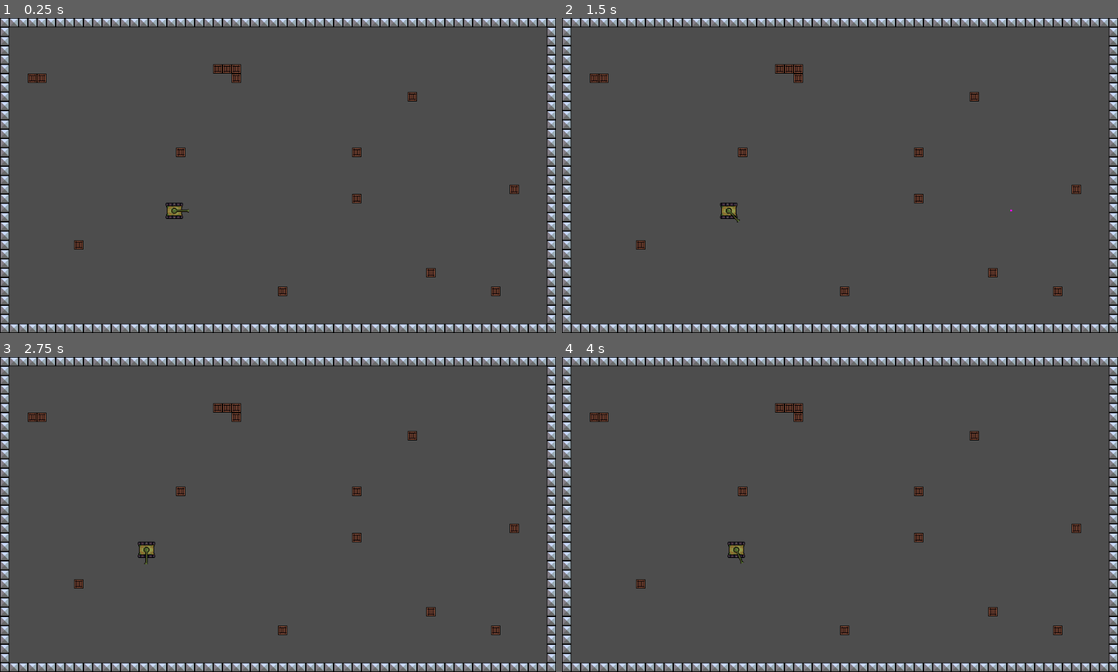
Above: before the commit, frames 1-4 (two rows, left to right).
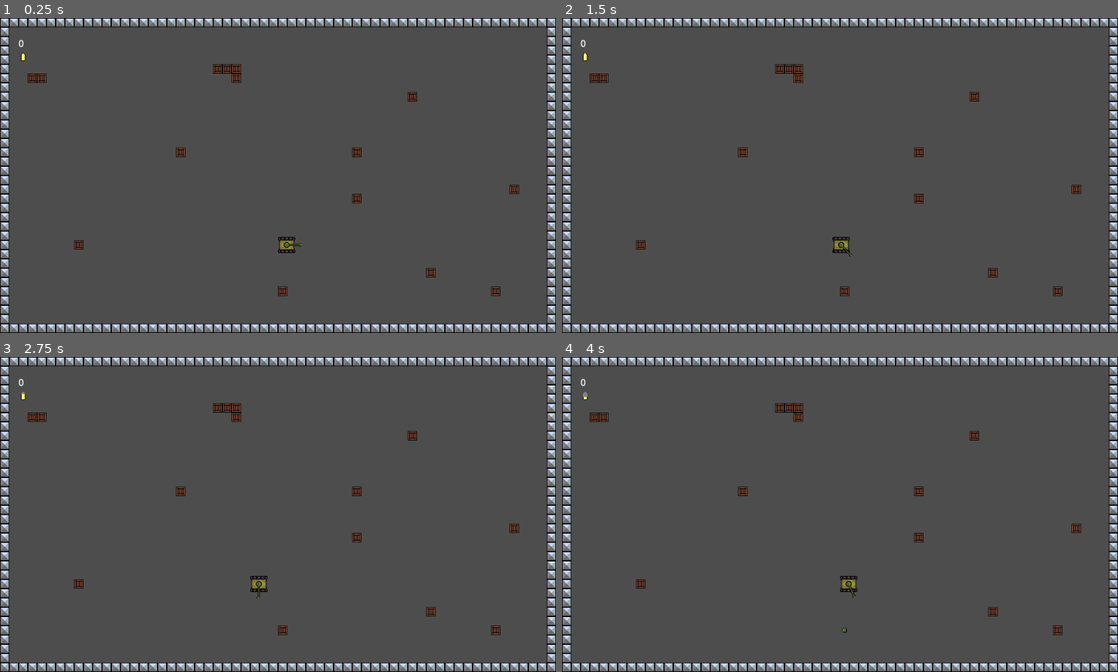
Above: after the commit, the same moments.

Repository: sebasvelasco353/Fundamentals
Game: Godot game, scene res://scenes/game.tscn
Same seed, same stepped clock (60 frames per second), same inputs: the game is played once before the commit and once after it. Before the commit the project starts from res://world.tscn.
Inputs:
- Up to frame 1 (0.25 s): no input
- Up to frame 2 (1.5 s): tap Enter at 0.5 s; hold E (rotate_weapon_right) 0.53-1.28 s; hold Space (weapon_fire) 0.53-1.28 s; hold S (move_backward) from 1.28 s (still down); tap Space (weapon_fire) at 1.35 s
- Up to frame 3 (2.75 s): release S (move_backward) at 2.03 s; hold E (rotate_weapon_right) from 2.03 s (still down); hold Space (weapon_fire) from 2.03 s (still down)
- Up to frame 4 (4 s): release E (rotate_weapon_right) at 2.78 s; release Space (weapon_fire) at 2.78 s; hold W (move_forward) 2.78-3.53 s; tap Space (weapon_fire) at 2.85 s; hold Q (rotate_wapon_left) from 3.53 s (still down); hold Space (weapon_fire) from 3.53 s (still down)

The runs differ from the first frame. In frame 1, 0.3% of the frame differs, in the area x 3-55%, y 6-75%; in frame 2, 0.3%; in frame 3, 0.3%; in frame 4, 0.4%, in the area x 3-54%, y 6-89%.

Commit message:
finished video 5: Building a UI in Godot - Godot Fundamentals

Diff:
--- a/project.godot
+++ b/project.godot
@@ -11,7 +11,7 @@
 [application]
 
 config/name="Fundamentals"
-run/main_scene="res://world.tscn"
+run/main_scene="res://scenes/game.tscn"
 config/features=PackedStringArray("4.2", "Forward Plus")
 config/icon="res://icon.svg"
 
--- a/scenes/tank.tscn
+++ b/scenes/entities/tank/tank.tscn
@@ -2,13 +2,13 @@
 
 [ext_resource type="Script" path="res://scripts/tank.gd" id="1_c1aqe"]
 [ext_resource type="Texture2D" uid="uid://cihn53tjb5npy" path="res://assets/sprites/tank_body.png" id="1_qvkdi"]
-[ext_resource type="PackedScene" uid="uid://bu6fcc08r5w1i" path="res://scenes/weapon.tscn" id="2_28hmp"]
+[ext_resource type="PackedScene" uid="uid://bu6fcc08r5w1i" path="res://scenes/entities/tank/weapons/weapon.tscn" id="2_28hmp"]
 
 [sub_resource type="RectangleShape2D" id="RectangleShape2D_o0kp1"]
 size = Vector2(28, 26)
 
-[sub_resource type="Animation" id="Animation_2207f"]
-resource_name = "idle"
+[sub_resource type="Animation" id="Animation_7otr1"]
+length = 0.001
 tracks/0/type = "value"
 tracks/0/imported = false
 tracks/0/enabled = true
@@ -22,8 +22,8 @@
 "values": [0]
 }
 
-[sub_resource type="Animation" id="Animation_7otr1"]
-length = 0.001
+[sub_resource type="Animation" id="Animation_2207f"]
+resource_name = "idle"
 tracks/0/type = "value"
 tracks/0/imported = false
 tracks/0/enabled = true
--- /dev/null
+++ b/scenes/entities/tank/weapons/weapon.tscn
@@ -0,0 +1,18 @@
+[gd_scene load_steps=4 format=3 uid="uid://bu6fcc08r5w1i"]
+
+[ext_resource type="Script" path="res://scripts/weapon.gd" id="1_2mqja"]
+[ext_resource type="PackedScene" uid="uid://r7vx4rhav6v5" path="res://scenes/entities/tank/weapons/Bullet.tscn" id="2_wxtkm"]
+[ext_resource type="Texture2D" uid="uid://b0fvxi707w3kq" path="res://assets/sprites/tank_weapon.png" id="3_ygyel"]
+
+[node name="Weapon" type="Node2D"]
+script = ExtResource("1_2mqja")
+BULLET_SCENE = ExtResource("2_wxtkm")
+
+[node name="WeaponSprite" type="Sprite2D" parent="."]
+texture = ExtResource("3_ygyel")
+offset = Vector2(10, 0)
+
+[node name="Timer" type="Timer" parent="."]
+one_shot = true
+
+[connection signal="timeout" from="Timer" to="." method="_on_timer_timeout"]
--- a/scenes/crate.tscn
+++ b/scenes/entities/world/crate.tscn
@@ -2,7 +2,7 @@
 
 [ext_resource type="Texture2D" uid="uid://mibqiq4pyik1" path="res://assets/sprites/crate.png" id="1_5wxn2"]
 [ext_resource type="Script" path="res://scripts/crate.gd" id="1_ivoi7"]
-[ext_resource type="PackedScene" uid="uid://bwbrw2u4vmjm1" path="res://scenes/pickup.tscn" id="2_r1knm"]
+[ext_resource type="PackedScene" uid="uid://bwbrw2u4vmjm1" path="res://scenes/entities/world/pickup.tscn" id="2_r1knm"]
 
 [sub_resource type="RectangleShape2D" id="RectangleShape2D_0fow6"]
 size = Vector2(16, 16)
--- /dev/null
+++ b/scenes/game.tscn
@@ -0,0 +1,18 @@
+[gd_scene load_steps=5 format=3 uid="uid://bpk8a5dsdmcch"]
+
+[ext_resource type="Script" path="res://scripts/game.gd" id="1_i343r"]
+[ext_resource type="PackedScene" uid="uid://cqbcdw4rl0iff" path="res://scenes/world/world.tscn" id="1_kvosd"]
+[ext_resource type="PackedScene" uid="uid://y5s487kl7kay" path="res://scenes/entities/tank/tank.tscn" id="2_3cxcg"]
+[ext_resource type="PackedScene" uid="uid://h4t0eryse3no" path="res://scenes/ui/ui.tscn" id="4_7wpup"]
+
+[node name="Game" type="Node2D" node_paths=PackedStringArray("tank", "ui")]
+script = ExtResource("1_i343r")
+tank = NodePath("Tank")
+ui = NodePath("UI")
+
+[node name="World" parent="." instance=ExtResource("1_kvosd")]
+
+[node name="Tank" parent="." instance=ExtResource("2_3cxcg")]
+position = Vector2(495, 392)
+
+[node name="UI" parent="." instance=ExtResource("4_7wpup")]
--- /dev/null
+++ b/scenes/ui/ui.tscn
@@ -0,0 +1,60 @@
+[gd_scene load_steps=5 format=3 uid="uid://h4t0eryse3no"]
+
+[ext_resource type="Script" path="res://scripts/ui.gd" id="1_1a7tp"]
+[ext_resource type="Texture2D" uid="uid://dnjq3tdmqb3pn" path="res://assets/sprites/ammo_ui_icon.png" id="2_3yssi"]
+
+[sub_resource type="AtlasTexture" id="AtlasTexture_og1ia"]
+atlas = ExtResource("2_3yssi")
+region = Rect2(0, 0, 16, 16)
+
+[sub_resource type="AtlasTexture" id="AtlasTexture_cdlqm"]
+atlas = ExtResource("2_3yssi")
+region = Rect2(0, 16, 16, 16)
+
+[node name="UI" type="CanvasLayer"]
+script = ExtResource("1_1a7tp")
+
+[node name="Control" type="Control" parent="."]
+layout_mode = 3
+anchors_preset = 15
+anchor_right = 1.0
+anchor_bottom = 1.0
+grow_horizontal = 2
+grow_vertical = 2
+
+[node name="MarginContainer" type="MarginContainer" parent="Control"]
+layout_mode = 1
+anchors_preset = 15
+anchor_right = 1.0
+anchor_bottom = 1.0
+grow_horizontal = 2
+grow_vertical = 2
+theme_override_constants/margin_left = 32
+theme_override_constants/margin_top = 32
+theme_override_constants/margin_right = 32
+theme_override_constants/margin_bottom = 32
+
+[node name="VBoxContainer" type="VBoxContainer" parent="Control/MarginContainer"]
+layout_mode = 2
+size_flags_vertical = 0
+
+[node name="HBoxContainer" type="HBoxContainer" parent="Control/MarginContainer/VBoxContainer"]
+layout_mode = 2
+
+[node name="Score" type="Label" parent="Control/MarginContainer/VBoxContainer/HBoxContainer"]
+unique_name_in_owner = true
+layout_mode = 2
+text = "0"
+
+[node name="HBoxContainer2" type="HBoxContainer" parent="Control/MarginContainer/VBoxContainer"]
+layout_mode = 2
+
+[node name="ReloadProgress" type="TextureProgressBar" parent="Control/MarginContainer/VBoxContainer/HBoxContainer2"]
+unique_name_in_owner = true
+layout_mode = 2
+max_value = 1.0
+step = 0.1
+value = 1.0
+fill_mode = 3
+texture_under = SubResource("AtlasTexture_og1ia")
+texture_progress = SubResource("AtlasTexture_cdlqm")
--- a/scenes/weapon.tscn
+++ /dev/null
@@ -1,17 +0,0 @@
-[gd_scene load_steps=4 format=3 uid="uid://bu6fcc08r5w1i"]
-
-[ext_resource type="Script" path="res://scripts/weapon.gd" id="1_iyntn"]
-[ext_resource type="Texture2D" uid="uid://b0fvxi707w3kq" path="res://assets/sprites/tank_weapon.png" id="1_sdlpg"]
-[ext_resource type="PackedScene" uid="uid://r7vx4rhav6v5" path="res://scenes/Bullet.tscn" id="2_o8yot"]
-
-[node name="Weapon" type="Node2D"]
-script = ExtResource("1_iyntn")
-BULLET_SCENE = ExtResource("2_o8yot")
-
-[node name="WeaponSprite" type="Sprite2D" parent="."]
-texture = ExtResource("1_sdlpg")
-offset = Vector2(10, 0)
-
-[node name="Timer" type="Timer" parent="."]
-
-[connection signal="timeout" from="Timer" to="." method="_on_timer_timeout"]
--- a/world.tscn
+++ b/scenes/world/world.tscn
@@ -1,25 +1,21 @@
-[gd_scene load_steps=7 format=3 uid="uid://cqbcdw4rl0iff"]
+[gd_scene load_steps=6 format=3 uid="uid://cqbcdw4rl0iff"]
 
-[ext_resource type="PackedScene" uid="uid://y5s487kl7kay" path="res://scenes/tank.tscn" id="1_18ylv"]
-[ext_resource type="PackedScene" uid="uid://daapeq76iejv3" path="res://scenes/wall.tscn" id="2_8kx23"]
-[ext_resource type="PackedScene" uid="uid://c3yaffjomt0cq" path="res://scenes/crate.tscn" id="3_f0b3t"]
+[ext_resource type="PackedScene" uid="uid://daapeq76iejv3" path="res://scenes/entities/world/wall.tscn" id="2_ms585"]
+[ext_resource type="PackedScene" uid="uid://c3yaffjomt0cq" path="res://scenes/entities/world/crate.tscn" id="3_8lyjk"]
 
 [sub_resource type="TileSetScenesCollectionSource" id="TileSetScenesCollectionSource_2da6p"]
 resource_name = "walls"
-scenes/1/scene = ExtResource("2_8kx23")
+scenes/1/scene = ExtResource("2_ms585")
 
 [sub_resource type="TileSetScenesCollectionSource" id="TileSetScenesCollectionSource_2xpex"]
 resource_name = "destructables"
-scenes/1/scene = ExtResource("3_f0b3t")
+scenes/1/scene = ExtResource("3_8lyjk")
 
 [sub_resource type="TileSet" id="TileSet_xmirq"]
 sources/0 = SubResource("TileSetScenesCollectionSource_2da6p")
 sources/1 = SubResource("TileSetScenesCollectionSource_2xpex")
 
 [node name="World" type="Node2D"]
-
-[node name="Tank" parent="." instance=ExtResource("1_18ylv")]
-position = Vector2(301, 333)
 
 [node name="TileMap" type="TileMap" parent="."]
 tile_set = SubResource("TileSet_xmirq")
--- /dev/null
+++ b/scripts/game.gd
@@ -0,0 +1,13 @@
+extends Node2D
+class_name Game
+
+@export var tank:Tank
+@export var ui:UI
+
+func _ready():
+	if !tank.collected.is_connected(ui._on_collected):
+		tank.collected.connect(ui._on_collected)
+	if !tank.reload_progress.is_connected(ui._on_reload_progress):
+		tank.reload_progress.connect(ui._on_reload_progress)
+	if !tank.reloaded.is_connected(ui._on_reload_progress):
+		tank.reloaded.connect(ui._on_reload_progress)
--- a/scripts/pickup.gd
+++ b/scripts/pickup.gd
@@ -3,4 +3,5 @@
 
 func _on_body_entered(body):
 	if body is Tank:
+		body.collect(self)
 		queue_free()
--- a/scripts/tank.gd
+++ b/scripts/tank.gd
@@ -9,6 +9,11 @@
 # variables
 var direction:Vector2 = Vector2.RIGHT
 
+# signals
+signal collected(collectable)
+signal reloaded()
+signal reload_progress(progress)
+
 #exports
 @export var weapon: Weapon
 
@@ -16,6 +21,10 @@
 @onready var body_sprite = $BodySprite
 @onready var animation_player = $AnimationPlayer
 @onready var collider = $CollisionShape2D
+
+func _ready():
+	weapon.reloaded.connect(func(): reloaded.emit())
+	weapon.reload_progress.connect(func(progress): reload_progress.emit(progress))
 
 func _physics_process(delta):
 	var input_direction := Input.get_vector("turn_left", "turn_right", "move_backward", "move_forward")
@@ -42,3 +51,6 @@
 func _input(event):
 	if event.is_action_pressed("weapon_fire"):
 		weapon.fire()
+
+func collect(collectable):
+	collected.emit(collectable)
--- /dev/null
+++ b/scripts/ui.gd
@@ -0,0 +1,27 @@
+extends CanvasLayer
+class_name UI
+
+@onready var score_label = %Score
+@onready var reload_progress = %ReloadProgress
+
+# variables
+var score:int = 0:
+	set(new_score):
+		score = new_score
+		_update_score_label()
+
+func _ready():
+	_update_score_label()
+
+func _update_score_label():
+	score_label.text = str(score)
+
+func _on_collected(collectable) -> void:
+	if collectable:
+		score += 100
+
+func _on_reload_progress(progress) -> void:
+	reload_progress.value = progress
+
+func _on_reloaded() -> void:
+	reload_progress.value = 1
--- a/scripts/weapon.gd
+++ b/scripts/weapon.gd
@@ -1,5 +1,9 @@
 extends Node2D
 class_name  Weapon
+
+# signals
+signal reloaded()
+signal reload_progress(progress)
 
 # States for the weapon
 enum STATES { READY, FIRING, RELOADING }
@@ -10,6 +14,10 @@
 
 # references
 @onready var reload_timer = $Timer
+
+func _process(delta):
+	if !reload_timer.is_stopped():
+		reload_progress.emit(1 - (reload_timer.time_left / reload_timer.wait_time))
 
 func change_state(new_state:STATES):
 	# Handles the state change of the weapon
@@ -33,3 +41,4 @@
 
 func _on_timer_timeout():
 	change_state(STATES.READY)
+	reloaded.emit()
Binary file added: assets/sprites/ammo_ui_icon.aseprite
Binary file added: assets/sprites/ammo_ui_icon.png
Not shown, added: assets/sprites/ammo_ui_icon.png.import
Renamed: scenes/Bullet.tscn -> scenes/entities/tank/weapons/Bullet.tscn
Renamed: scenes/pickup.tscn -> scenes/entities/world/pickup.tscn
Renamed: scenes/wall.tscn -> scenes/entities/world/wall.tscn
